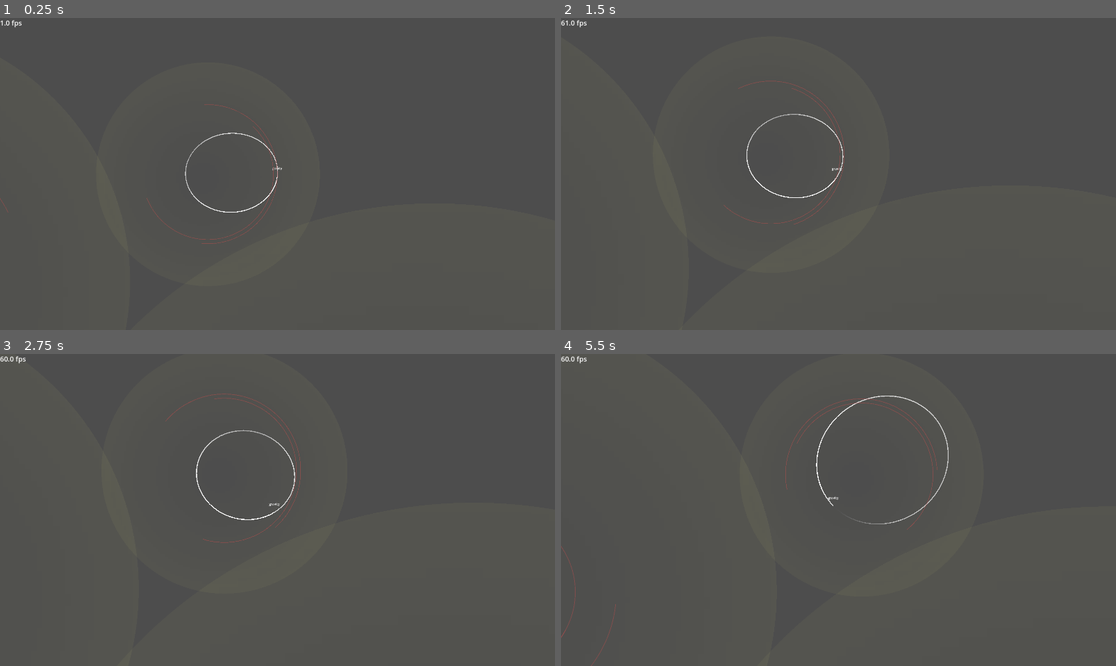
Above: before the commit, frames 1-4 (two rows, left to right).
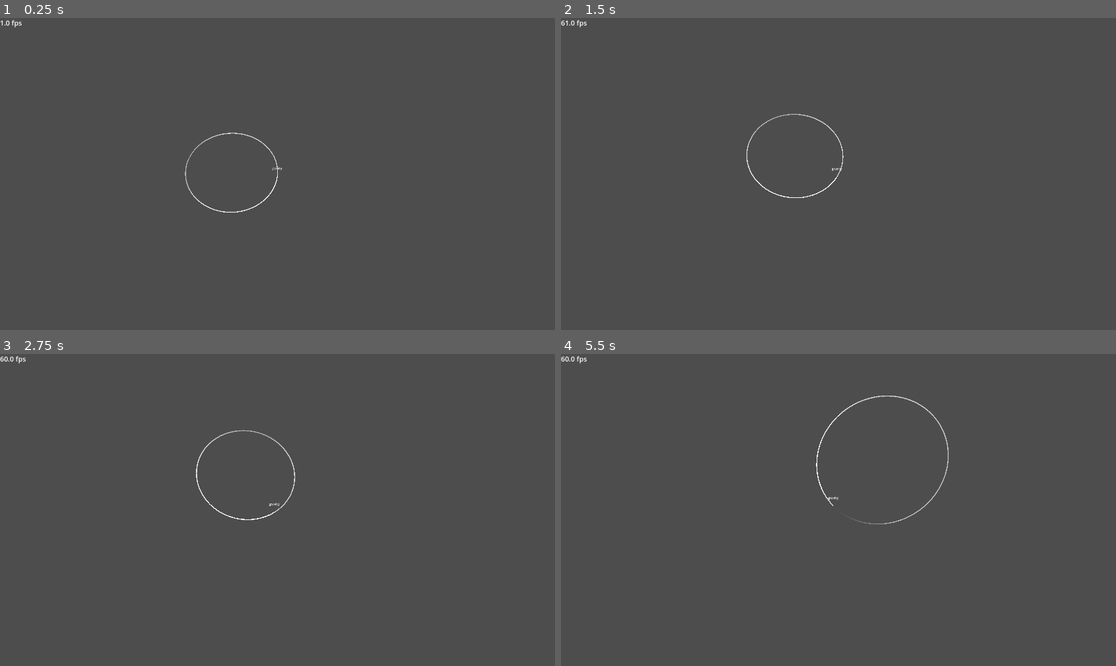
Above: after the commit, the same moments.

Repository: cmoll24/TidalVoid
Game: Godot game, scene res://src/orbit_test.tscn
Two runs of this game, one before a commit and one after it. Both use one fixed random seed, a clock stepped at 60 frames per second and the inputs below.
Inputs (mouse positions are in pixels of both pictures, inside the frame that each line leads up to):
- Up to frame 1 (0.25 s): no input
- Up to frame 2 (1.5 s): move the mouse to (960, 158) at 0.52 s; hold Right (thrust_right) 0.53-1.28 s; tap Mouse wheel up (zoom_in) at 0.6 s; move the mouse to (727, 189) at 1.27 s; hold Down (thrust_down) from 1.28 s (still down); tap Mouse wheel down (zoom_out) at 1.35 s
- Up to frame 3 (2.75 s): move the mouse to (333, 441) at 2.02 s; release Down (thrust_down) at 2.03 s; hold Right (thrust_right) from 2.03 s (still down); tap Mouse wheel up (zoom_in) at 2.1 s
- Up to frame 4 (5.5 s): move the mouse to (810, 572) at 2.77 s; release Right (thrust_right) at 2.78 s; hold Down (thrust_down) 2.78-3.53 s; tap Mouse wheel down (zoom_out) at 2.85, 4.35 s; move the mouse to (1005, 556) at 3.52 s; hold Left (thrust_left) 3.53-5.03 s; tap Mouse wheel up (zoom_in) at 3.6, 5.1 s; move the mouse to (672, 463) at 4.27 s; move the mouse to (866, 510) at 5.02 s; hold Down (thrust_down) from 5.03 s (still down)

The runs differ from the first frame. In frame 1, 0.2% of the frame differs, in the area x 0-51%, y 27-73%; in frame 2, 0.2%; in frame 3, 0.2%; in frame 4, 0.3%, in the area x 0-68%, y 14-100%.

Commit message:
Added debug and first controller inputs

Diff:
--- a/tidal-void/project.godot
+++ b/tidal-void/project.godot
@@ -29,31 +29,41 @@
 thrust_right={
 "deadzone": 0.2,
 "events": [Object(InputEventKey,"resource_local_to_scene":false,"resource_name":"","device":-1,"window_id":0,"alt_press …(195 unchanged characters)…
+, Object(InputEventKey,"resource_local_to_scene":false,"resource_name":"","device":-1,"window_id":0,"alt_pressed":false,"shift_pressed":false,"ctrl_pressed":false,"meta_pressed":false,"pressed":false,"keycode":0,"physical_keycode":68,"key_label":0,"unicode":100,"location":0,"echo":false,"script":null)
+, Object(InputEventJoypadMotion,"resource_local_to_scene":false,"resource_name":"","device":-1,"axis":0,"axis_value":1.0,"script":null)
 ]
 }
 thrust_left={
 "deadzone": 0.2,
 "events": [Object(InputEventKey,"resource_local_to_scene":false,"resource_name":"","device":-1,"window_id":0,"alt_press …(195 unchanged characters)…
+, Object(InputEventKey,"resource_local_to_scene":false,"resource_name":"","device":-1,"window_id":0,"alt_pressed":false,"shift_pressed":false,"ctrl_pressed":false,"meta_pressed":false,"pressed":false,"keycode":0,"physical_keycode":65,"key_label":0,"unicode":97,"location":0,"echo":false,"script":null)
+, Object(InputEventJoypadMotion,"resource_local_to_scene":false,"resource_name":"","device":-1,"axis":0,"axis_value":-1.0,"script":null)
 ]
 }
 thrust_up={
 "deadzone": 0.2,
 "events": [Object(InputEventKey,"resource_local_to_scene":false,"resource_name":"","device":-1,"window_id":0,"alt_press …(195 unchanged characters)…
+, Object(InputEventKey,"resource_local_to_scene":false,"resource_name":"","device":-1,"window_id":0,"alt_pressed":false,"shift_pressed":false,"ctrl_pressed":false,"meta_pressed":false,"pressed":false,"keycode":0,"physical_keycode":87,"key_label":0,"unicode":119,"location":0,"echo":false,"script":null)
+, Object(InputEventJoypadMotion,"resource_local_to_scene":false,"resource_name":"","device":-1,"axis":1,"axis_value":-1.0,"script":null)
 ]
 }
 thrust_down={
 "deadzone": 0.2,
 "events": [Object(InputEventKey,"resource_local_to_scene":false,"resource_name":"","device":-1,"window_id":0,"alt_press …(195 unchanged characters)…
+, Object(InputEventKey,"resource_local_to_scene":false,"resource_name":"","device":-1,"window_id":0,"alt_pressed":false,"shift_pressed":false,"ctrl_pressed":false,"meta_pressed":false,"pressed":false,"keycode":0,"physical_keycode":83,"key_label":0,"unicode":115,"location":0,"echo":false,"script":null)
+, Object(InputEventJoypadMotion,"resource_local_to_scene":false,"resource_name":"","device":-1,"axis":1,"axis_value":1.0,"script":null)
 ]
 }
 zoom_in={
 "deadzone": 0.2,
 "events": [Object(InputEventMouseButton,"resource_local_to_scene":false,"resource_name":"","device":-1,"window_id":0,"a …(253 unchanged characters)…
+, Object(InputEventJoypadButton,"resource_local_to_scene":false,"resource_name":"","device":-1,"button_index":11,"pressure":0.0,"pressed":true,"script":null)
 ]
 }
 zoom_out={
 "deadzone": 0.2,
 "events": [Object(InputEventMouseButton,"resource_local_to_scene":false,"resource_name":"","device":-1,"window_id":0,"a …(253 unchanged characters)…
+, Object(InputEventJoypadButton,"resource_local_to_scene":false,"resource_name":"","device":-1,"button_index":12,"pressure":0.0,"pressed":true,"script":null)
 ]
 }
 
--- a/tidal-void/src/collectable.gd
+++ b/tidal-void/src/collectable.gd
@@ -4,9 +4,14 @@
 @export var gravity_sources : Array[GravitySource] = []
 var velocity : Vector2 = Vector2.ZERO
 
+var debug = false
+
 func _ready() -> void:
 	gravity_sources.assign(get_tree().get_nodes_in_group("gravity_sources"))
 	velocity = orbital_velocity(get_dominant_body(), global_position)
+
+	if not debug:
+		return
 
 	var line : Line2D = Line2D.new()
 	line.width = 2.0
--- a/tidal-void/src/planet.tscn
+++ b/tidal-void/src/planet.tscn
@@ -29,6 +29,7 @@
 shape = SubResource("CircleShape2D_klrcr")
 
 [node name="PullRadius" type="TextureRect" parent="." unique_id=1929894957]
+visible = false
 material = SubResource("ShaderMaterial_s2205")
 anchors_preset = 8
 anchor_left = 0.5
